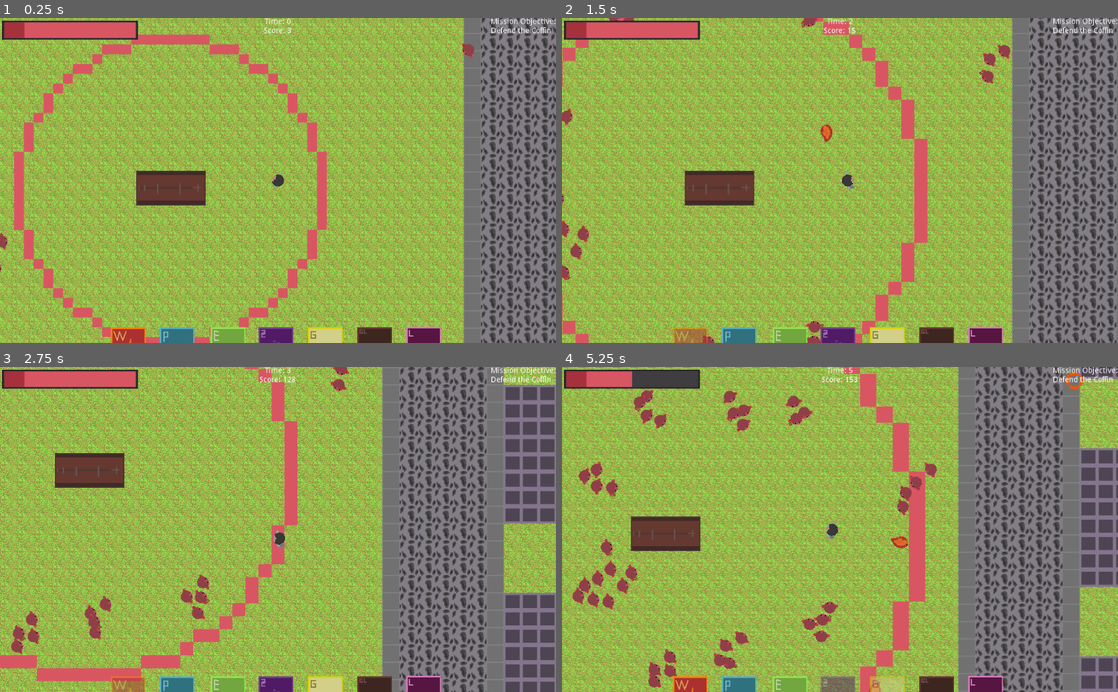
Above: before the commit, frames 1-4 (two rows, left to right).
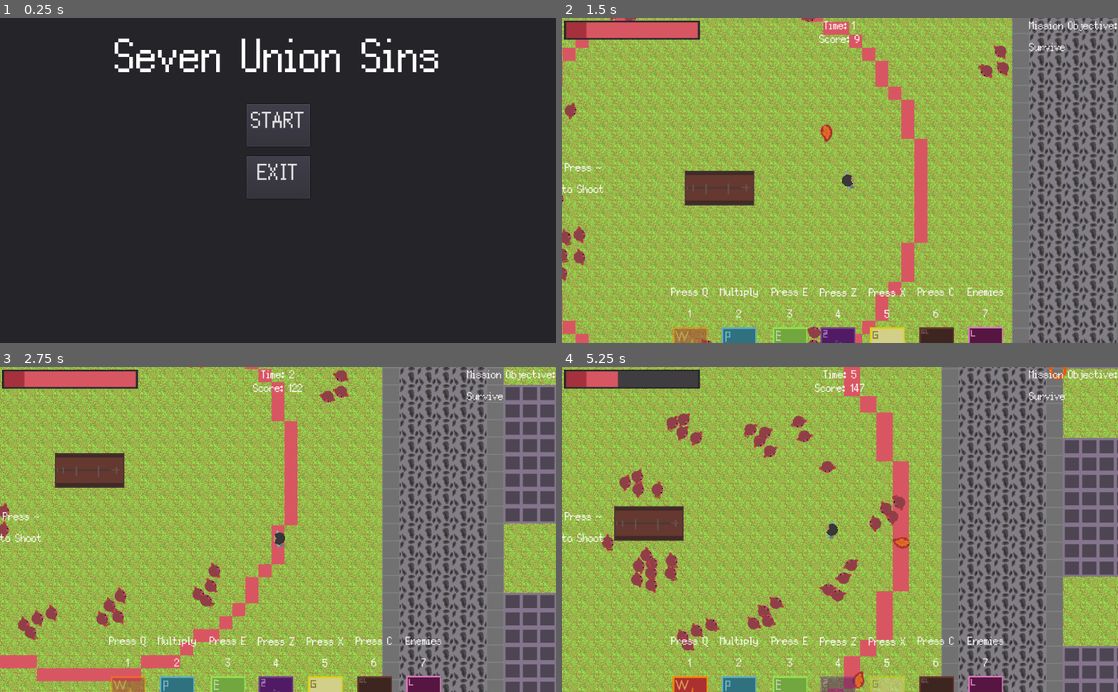
Above: after the commit, the same moments.

Repository: RanaIsHere/seven-union-sins
Game: Godot game, scene res://GUI/MainMenu.tscn
Two runs of this game, one before a commit and one after it. Both use one fixed random seed, a clock stepped at 60 frames per second and the inputs below. Before the commit the project starts from res://Scenes/World.tscn. Sound files missing from this copy of the repository are replaced by a short silence.
Inputs (mouse positions are in pixels of both pictures, inside the frame that each line leads up to):
- Up to frame 1 (0.25 s): no input
- Up to frame 2 (1.5 s): click (840, 125) at 0.5 s, where only the run after the commit has a clickable "START"; tap Q (wrath) at 1.25 s; move the mouse to (962, 164) at 1.27 s; hold Right (right) from 1.28 s (still down); tap 1 (one) at 1.35 s
- Up to frame 3 (2.75 s): tap Q (wrath) at 1.55, 2, 2.1 s; move the mouse to (166, 545) at 2.02 s; release Right (right) at 2.03 s; hold Down (down) from 2.03 s (still down); tap ` (shoot, bound only after the commit) at 2.3 s
- Up to frame 4 (5.25 s): tap Q (wrath) at 2.75, 3.5, 3.8, 4.25, 5 s; move the mouse to (895, 458) at 2.77 s; release Down (down) at 2.78 s; hold Right (right) 2.78-3.53 s; tap ` (shoot, bound only after the commit) at 2.85, 4.55 s; tap 1 (one) at 3.05 s; move the mouse to (812, 594) at 3.52 s; hold Up (up) 3.53-4.28 s; tap E (envy) at 3.6 s; move the mouse to (1006, 578) at 4.27 s; hold Left (left) from 4.28 s (still down); tap 5 (five) at 4.35 s; move the mouse to (673, 480) at 5.02 s; tap 4 (four) at 5.1 s

The runs differ from the first frame. In frame 1, 99% of the frame differs, in the area x 0-100%, y 0-100%; in frame 2, 2.3%; in frame 3, 3.1%; in frame 4, 61%.

Commit message:
0.1.0 - Commit - Last Day
It's an unpolished mess, some are polished, but largely, it's just a complete mess that is barely viable for a game >.>

Diff:
--- a/GUI/HealthBar/PlayerBar.gd
+++ b/GUI/HealthBar/PlayerBar.gd
@@ -9,14 +9,17 @@
 
 func _process(delta):
 	$HealthBar.value = value
-	time += delta
-	Globals.score += round(10) * delta
-	$Time.text = "Time: " + String(round(time))
-	$Score.text = "Score: " + String(round(Globals.score))
+	if get_tree().paused == false:
+		time += delta
+		Globals.score += round(10) * delta
+		$Time.text = "Time: " + String(round(time))
+		$Score.text = "Score: " + String(round(Globals.score))
+		$DeathMenu/AudioStreamPlayer2D.playing = false
 
 	if Globals.death == true:
 		$DeathMenu.visible = true
-
+		if $DeathMenu/AudioStreamPlayer2D.playing == false:
+			$DeathMenu/AudioStreamPlayer2D.play()
 
 func _on_retry_pressed():
 	Globals.death = false
--- a/GUI/HealthBar/PlayerBar.tscn
+++ b/GUI/HealthBar/PlayerBar.tscn
@@ -1,8 +1,52 @@
-[gd_scene load_steps=4 format=2]
+[gd_scene load_steps=17 format=2]
 
 [ext_resource path="res://GUI/HealthBar/Health.png" type="Texture" id=1]
 [ext_resource path="res://GUI/HealthBar/Bar.png" type="Texture" id=2]
 [ext_resource path="res://GUI/HealthBar/PlayerBar.gd" type="Script" id=3]
+[ext_resource path="res://Audio/Death Is Just Another Path.wav" type="AudioStream" id=4]
+
+[sub_resource type="DynamicFontData" id=1]
+font_path = "res://GUI/Silver.ttf"
+
+[sub_resource type="DynamicFont" id=2]
+size = 32
+font_data = SubResource( 1 )
+
+[sub_resource type="DynamicFontData" id=3]
+font_path = "res://GUI/Silver.ttf"
+
+[sub_resource type="DynamicFont" id=4]
+size = 32
+font_data = SubResource( 3 )
+
+[sub_resource type="DynamicFontData" id=5]
+font_path = "res://GUI/Silver.ttf"
+
+[sub_resource type="DynamicFont" id=6]
+size = 32
+font_data = SubResource( 5 )
+
+[sub_resource type="DynamicFontData" id=7]
+font_path = "res://GUI/Silver.ttf"
+
+[sub_resource type="DynamicFont" id=8]
+size = 64
+outline_color = Color( 1, 0.00392157, 0.00392157, 1 )
+font_data = SubResource( 7 )
+
+[sub_resource type="DynamicFontData" id=9]
+font_path = "res://GUI/Silver.ttf"
+
+[sub_resource type="DynamicFont" id=10]
+size = 32
+font_data = SubResource( 9 )
+
+[sub_resource type="DynamicFontData" id=11]
+font_path = "res://GUI/Silver.ttf"
+
+[sub_resource type="DynamicFont" id=12]
+size = 32
+font_data = SubResource( 11 )
 
 [node name="PlayerBar" type="Control"]
 pause_mode = 2
@@ -30,20 +74,23 @@
 [node name="Mission" type="Label" parent="."]
 anchor_left = 1.0
 anchor_right = 1.0
-margin_left = -120.0
-margin_bottom = 31.0
+margin_left = -164.0
+margin_bottom = 77.0
+custom_fonts/font = SubResource( 2 )
 text = "Mission Objective:
-Defend the Coffin"
+Survive"
 __meta__ = {
 "_edit_use_anchors_": false
 }
 
 [node name="Time" type="Label" parent="."]
+pause_mode = 1
 anchor_left = 0.5
 anchor_right = 0.5
 margin_left = -60.0
 margin_right = 60.0
-margin_bottom = 14.0
+margin_bottom = 37.0
+custom_fonts/font = SubResource( 4 )
 text = "Time: 0"
 align = 1
 __meta__ = {
@@ -51,13 +98,14 @@
 }
 
 [node name="Score" type="Label" parent="."]
-pause_mode = 2
+pause_mode = 1
 anchor_left = 0.5
 anchor_right = 0.5
 margin_left = -60.0
-margin_top = 17.2435
+margin_top = 25.1007
 margin_right = 60.0
-margin_bottom = 31.2435
+margin_bottom = 62.1007
+custom_fonts/font = SubResource( 6 )
 text = "Score: 0"
 align = 1
 __meta__ = {
@@ -82,21 +130,27 @@
 anchor_top = 0.5
 anchor_right = 0.5
 anchor_bottom = 0.5
-margin_left = -34.0
-margin_top = -7.0
-margin_right = 34.0
-margin_bottom = 7.0
+margin_left = -83.5
+margin_top = -36.3337
+margin_right = 83.5
+margin_bottom = 35.6663
+custom_fonts/font = SubResource( 8 )
+custom_colors/font_color = Color( 1, 0.0823529, 0.0823529, 1 )
 text = "YOU DIED!"
+__meta__ = {
+"_edit_use_anchors_": false
+}
 
 [node name="retry" type="Button" parent="DeathMenu"]
 anchor_left = 0.5
 anchor_top = 0.5
 anchor_right = 0.5
 anchor_bottom = 0.5
-margin_left = -24.5
-margin_top = 19.4314
-margin_right = 24.5
-margin_bottom = 39.4314
+margin_left = -32.3245
+margin_top = 19.0
+margin_right = 29.6755
+margin_bottom = 62.0
+custom_fonts/font = SubResource( 10 )
 text = "RETRY"
 
 [node name="exit" type="Button" parent="DeathMenu"]
@@ -104,11 +158,18 @@
 anchor_top = 0.5
 anchor_right = 0.5
 anchor_bottom = 0.5
-margin_left = -24.5
-margin_top = 51.5038
-margin_right = 24.5
-margin_bottom = 71.5038
+margin_left = -25.5
+margin_top = 76.6392
+margin_right = 25.5
+margin_bottom = 119.639
+custom_fonts/font = SubResource( 12 )
 text = "EXIT"
+__meta__ = {
+"_edit_use_anchors_": false
+}
+
+[node name="AudioStreamPlayer2D" type="AudioStreamPlayer2D" parent="DeathMenu"]
+stream = ExtResource( 4 )
 
 [connection signal="pressed" from="DeathMenu/retry" to="." method="_on_retry_pressed"]
 [connection signal="pressed" from="DeathMenu/exit" to="." method="_on_exit_pressed"]
--- /dev/null
+++ b/GUI/MainMenu.gd
@@ -0,0 +1,12 @@
+extends Control
+
+func _ready():
+	pass
+
+
+func _on_start_pressed():
+	get_tree().change_scene("res://Scenes/World.tscn")
+
+
+func _on_exit_pressed():
+	get_tree().quit()
--- /dev/null
+++ b/GUI/MainMenu.tscn
@@ -0,0 +1,68 @@
+[gd_scene load_steps=6 format=2]
+
+[ext_resource path="res://GUI/MainMenu.gd" type="Script" id=1]
+
+[sub_resource type="DynamicFontData" id=1]
+font_path = "res://GUI/Silver.ttf"
+
+[sub_resource type="DynamicFont" id=2]
+size = 128
+font_data = SubResource( 1 )
+
+[sub_resource type="DynamicFontData" id=3]
+font_path = "res://GUI/Silver.ttf"
+
+[sub_resource type="DynamicFont" id=4]
+size = 64
+font_data = SubResource( 3 )
+
+[node name="MainMenu" type="Control"]
+anchor_right = 1.0
+anchor_bottom = 1.0
+script = ExtResource( 1 )
+__meta__ = {
+"_edit_use_anchors_": false
+}
+
+[node name="Panel" type="Panel" parent="."]
+anchor_right = 1.0
+anchor_bottom = 1.0
+__meta__ = {
+"_edit_use_anchors_": false
+}
+
+[node name="Title" type="Label" parent="."]
+anchor_left = 0.5
+anchor_right = 0.5
+margin_left = -301.0
+margin_top = 19.0488
+margin_right = 301.0
+margin_bottom = 161.049
+custom_fonts/font = SubResource( 2 )
+text = "Seven Union Sins"
+__meta__ = {
+"_edit_use_anchors_": false
+}
+
+[node name="start" type="Button" parent="."]
+anchor_left = 0.5
+anchor_right = 0.5
+margin_left = -58.0
+margin_top = 158.919
+margin_right = 59.0
+margin_bottom = 236.919
+custom_fonts/font = SubResource( 4 )
+text = "START"
+
+[node name="exit" type="Button" parent="."]
+anchor_left = 0.5
+anchor_right = 0.5
+margin_left = -58.0
+margin_top = 255.244
+margin_right = 59.0
+margin_bottom = 333.244
+custom_fonts/font = SubResource( 4 )
+text = "EXIT"
+
+[connection signal="pressed" from="start" to="." method="_on_start_pressed"]
+[connection signal="pressed" from="exit" to="." method="_on_exit_pressed"]
--- a/GUI/SinsUI.tscn
+++ b/GUI/SinsUI.tscn
@@ -8,6 +8,13 @@
 [ext_resource path="res://Sprites/Cards/Card_Lust.png" type="Texture" id=6]
 [ext_resource path="res://Sprites/Cards/Card_Pride.png" type="Texture" id=7]
 [ext_resource path="res://GUI/SinsUI.gd" type="Script" id=8]
+
+[sub_resource type="DynamicFontData" id=2]
+font_path = "res://GUI/Silver.ttf"
+
+[sub_resource type="DynamicFont" id=3]
+size = 32
+font_data = SubResource( 2 )
 
 [sub_resource type="Animation" id=1]
 resource_name = "ShowCards"
@@ -38,6 +45,20 @@
 "_edit_use_anchors_": false
 }
 
+[node name="Shoot" type="Label" parent="."]
+anchor_top = 0.5
+anchor_bottom = 0.5
+margin_top = -38.5
+margin_right = 78.0
+margin_bottom = 38.5
+custom_fonts/font = SubResource( 3 )
+text = "Press ~
+to Shoot"
+align = 1
+__meta__ = {
+"_edit_use_anchors_": false
+}
+
 [node name="Cards" type="Control" parent="."]
 margin_right = 40.0
 margin_bottom = 40.0
@@ -58,6 +79,22 @@
 "_edit_use_anchors_": false
 }
 
+[node name="Label" type="Label" parent="Cards/Wrath"]
+anchor_left = 0.5
+anchor_right = 0.5
+margin_left = -34.5946
+margin_top = -79.1622
+margin_right = 35.4054
+margin_bottom = -2.16223
+custom_fonts/font = SubResource( 3 )
+text = "Press Q
+1"
+align = 1
+valign = 1
+__meta__ = {
+"_edit_use_anchors_": false
+}
+
 [node name="Pride" type="TextureRect" parent="Cards"]
 anchor_top = 1.0
 anchor_right = 1.0
@@ -71,6 +108,22 @@
 "_edit_use_anchors_": false
 }
 
+[node name="Label2" type="Label" parent="Cards/Pride"]
+anchor_left = 0.5
+anchor_right = 0.5
+margin_left = -34.9839
+margin_top = -79.1622
+margin_right = 36.0161
+margin_bottom = -2.16223
+custom_fonts/font = SubResource( 3 )
+text = "Multiply
+2"
+align = 1
+valign = 1
+__meta__ = {
+"_edit_use_anchors_": false
+}
+
 [node name="Envy" type="TextureRect" parent="Cards"]
 anchor_top = 1.0
 anchor_right = 1.0
@@ -84,6 +137,21 @@
 "_edit_use_anchors_": false
 }
 
+[node name="Label2" type="Label" parent="Cards/Envy"]
+anchor_left = 0.5
+anchor_right = 0.5
+margin_left = -34.0046
+margin_top = -78.9254
+margin_right = 33.9954
+margin_bottom = -1.92542
+custom_fonts/font = SubResource( 3 )
+text = "Press E
+3"
+align = 1
+__meta__ = {
+"_edit_use_anchors_": false
+}
+
 [node name="Sloth" type="TextureRect" parent="Cards"]
 anchor_top = 1.0
 anchor_right = 1.0
@@ -97,6 +165,21 @@
 "_edit_use_anchors_": false
 }
 
+[node name="Label3" type="Label" parent="Cards/Sloth"]
+anchor_left = 0.5
+anchor_right = 0.5
+margin_left = -33.3368
+margin_top = -77.7361
+margin_right = 34.6632
+margin_bottom = -0.736145
+custom_fonts/font = SubResource( 3 )
+text = "Press Z
+4"
+align = 1
+__meta__ = {
+"_edit_use_anchors_": false
+}
+
 [node name="Greed" type="TextureRect" parent="Cards"]
 anchor_top = 1.0
 anchor_right = 1.0
@@ -110,6 +193,22 @@
 "_edit_use_anchors_": false
 }
 
+[node name="Label4" type="Label" parent="Cards/Greed"]
+anchor_left = 0.5
+anchor_right = 0.5
+margin_left = -33.7806
+margin_top = -77.7361
+margin_right = 34.2194
+margin_bottom = -0.736145
+custom_fonts/font = SubResource( 3 )
+text = "Press X
+5"
+align = 1
+valign = 1
+__meta__ = {
+"_edit_use_anchors_": false
+}
+
 [node name="Gluttony" type="TextureRect" parent="Cards"]
 anchor_top = 1.0
 anchor_right = 1.0
@@ -119,6 +218,21 @@
 margin_right = 682.294
 margin_bottom = 659.156
 texture = ExtResource( 4 )
+__meta__ = {
+"_edit_use_anchors_": false
+}
+
+[node name="Label5" type="Label" parent="Cards/Gluttony"]
+anchor_left = 0.5
+anchor_right = 0.5
+margin_left = -34.89
+margin_top = -78.9254
+margin_right = 33.11
+margin_bottom = -1.92535
+custom_fonts/font = SubResource( 3 )
+text = "Press C
+6"
+align = 1
 __meta__ = {
 "_edit_use_anchors_": false
 }
@@ -136,5 +250,20 @@
 "_edit_use_anchors_": false
 }
 
+[node name="Label6" type="Label" parent="Cards/Lust"]
+anchor_left = 0.5
+anchor_right = 0.5
+margin_left = -33.0
+margin_top = -78.0
+margin_right = 34.0
+margin_bottom = -1.0
+custom_fonts/font = SubResource( 3 )
+text = "Enemies
+7"
+align = 1
+__meta__ = {
+"_edit_use_anchors_": false
+}
+
 [node name="AnimationPlayer" type="AnimationPlayer" parent="."]
 anims/ShowCards = SubResource( 1 )
--- /dev/null
+++ b/Sprites/Bullet/normalBullet.gd
@@ -0,0 +1,41 @@
+extends KinematicBody2D
+
+var projectileSpeed = 300
+
+func _ready():
+	pass
+
+func _physics_process(delta):
+	position += transform.x * projectileSpeed * delta
+
+func _on_CollisionRange_body_entered(body):
+	if body.is_in_group("invincible"):
+		if $explosion.emitting == false:
+			$explosion.emitting = true
+			projectileSpeed = 0
+	if body.is_in_group("damageable"):
+		if $explosion.emitting == false:
+			$explosion.emitting = true
+			projectileSpeed = 0
+			body.health -= 10
+	if body.is_in_group("enemy"):
+		if $explosion.emitting == false:
+			$explosion.emitting = true
+			projectileSpeed = 0
+			visible = false
+			if !Globals.playerUnion.has("Pride"):
+				body.health -= 40
+			else:
+				body.health -= 40 * Globals.prideDamage
+			$CollisionRange/rangeShape.queue_free()
+			$ExplosionTimer.start()
+			print(body.health)
+
+
+
+func _on_ExplosionTimer_timeout():
+	queue_free()
+
+
+func _on_TimerRunout_timeout():
+	queue_free()
--- /dev/null
+++ b/Sprites/Bullet/normalBullet.tscn
@@ -0,0 +1,55 @@
+[gd_scene load_steps=6 format=2]
+
+[ext_resource path="res://Sprites/Bullet/Normal_Bullet.png" type="Texture" id=1]
+[ext_resource path="res://Sprites/Bullet/normalBullet.gd" type="Script" id=2]
+
+[sub_resource type="CircleShape2D" id=1]
+radius = 10.1851
+
+[sub_resource type="RectangleShape2D" id=3]
+extents = Vector2( 8.49364, 8.32739 )
+
+[sub_resource type="ParticlesMaterial" id=2]
+flag_disable_z = true
+spread = 180.0
+gravity = Vector3( 0, 0, 0 )
+initial_velocity = 93.02
+orbit_velocity = 0.0
+orbit_velocity_random = 0.0
+color = Color( 0.960784, 1, 0, 1 )
+
+[node name="normalBullet" type="KinematicBody2D"]
+script = ExtResource( 2 )
+
+[node name="Sprite" type="Sprite" parent="."]
+texture = ExtResource( 1 )
+
+[node name="CollisionShape2D" type="CollisionShape2D" parent="."]
+position = Vector2( -0.0202174, 0 )
+shape = SubResource( 1 )
+disabled = true
+
+[node name="CollisionRange" type="Area2D" parent="."]
+
+[node name="rangeShape" type="CollisionShape2D" parent="CollisionRange"]
+position = Vector2( -0.020225, 0 )
+shape = SubResource( 3 )
+
+[node name="explosion" type="Particles2D" parent="."]
+modulate = Color( 0.823529, 0.243137, 0.243137, 1 )
+emitting = false
+amount = 16
+one_shot = true
+explosiveness = 1.0
+process_material = SubResource( 2 )
+
+[node name="ExplosionTimer" type="Timer" parent="."]
+wait_time = 1.2
+
+[node name="TimerRunout" type="Timer" parent="."]
+wait_time = 5.0
+autostart = true
+
+[connection signal="body_entered" from="CollisionRange" to="." method="_on_CollisionRange_body_entered"]
+[connection signal="timeout" from="ExplosionTimer" to="." method="_on_ExplosionTimer_timeout"]
+[connection signal="timeout" from="TimerRunout" to="." method="_on_TimerRunout_timeout"]
--- a/Sprites/Enemy/Enemy.gd
+++ b/Sprites/Enemy/Enemy.gd
@@ -1,7 +1,7 @@
 extends KinematicBody2D
 
 var health = 200
-var enemySpeed = 50
+var enemySpeed = 80
 var enemyDamage = 10
 var player = null
 var isChained = false
@@ -10,7 +10,7 @@
 
 func _ready():
 	health = 200
-	enemySpeed = 50
+	enemySpeed = 80
 	enemyDamage = 10
 	player = null
 	isChained = false
@@ -26,6 +26,10 @@
 	if Globals.enemyUnion.has(self):
 		isChained = true
 
+	if !Globals.playerUnion.has("Lust"):
+		enemySpeed = 100
+	else:
+		enemySpeed = 80
 
 	if isChained:
 		$Particles2D.emitting = true
--- a/Sprites/Enemy/Enemy.tscn
+++ b/Sprites/Enemy/Enemy.tscn
@@ -9,6 +9,7 @@
 [ext_resource path="res://Sprites/Enemy/walk/Enemy-walk3.png" type="Texture" id=7]
 [ext_resource path="res://Sprites/Enemy/walk/Enemy-walk1.png" type="Texture" id=8]
 [ext_resource path="res://Sprites/Enemy/Enemy.gd" type="Script" id=9]
+[ext_resource path="res://Audio/Goblin Death.wav" type="AudioStream" id=10]
 
 [sub_resource type="SpriteFrames" id=1]
 animations = [ {
@@ -58,7 +59,7 @@
 rotation = -1.5708
 frames = SubResource( 1 )
 animation = "idle"
-frame = 3
+frame = 2
 playing = true
 
 [node name="CollisionShape2D" type="CollisionShape2D" parent="."]
@@ -73,12 +74,19 @@
 [node name="Collider" type="Area2D" parent="."]
 
 [node name="ColliderShape" type="CollisionShape2D" parent="Collider"]
-shape = SubResource( 7 )
+shape = SubResource( 4 )
 
 [node name="Particles2D" type="Particles2D" parent="."]
 emitting = false
 amount = 32
-process_material = SubResource( 4 )
+process_material = SubResource( 7 )
+
+[node name="AudioStreamPlayer2D" type="AudioStreamPlayer2D" parent="."]
+stream = ExtResource( 10 )
+volume_db = -27.262
+pitch_scale = 0.81
+autoplay = true
+max_distance = 400.0
 
 [connection signal="body_entered" from="Range" to="." method="_on_Range_body_entered"]
 [connection signal="body_exited" from="Range" to="." method="_on_Range_body_exited"]
--- a/Sprites/Player/Player.gd
+++ b/Sprites/Player/Player.gd
@@ -2,11 +2,12 @@
 
 var playerHealth = 200
 var playerUnion = ["Wrath", "Pride", "Envy", "Sloth", "Greed", "Gluttony", "Lust"]
-var baseDamage = 10
+var baseDamage = 40
 var gold = 1000
 
 var abletoFire = true
 var slothBomb = 3
+var abletoWrath = true
 
 var wrathDamage = 100
 var prideDamage = 2
@@ -20,11 +21,14 @@
 
 var playerSpeed = 200
 var velocity = Vector2.ZERO
+var unionCount = Globals.playerUnion.size()
 
 export (PackedScene) var wrathBullet = preload("res://Sprites/Bullet/wrathBullet.tscn")
 export (PackedScene) var envyBullet = preload("res://Sprites/Bullet/envyBullet.tscn")
 export (PackedScene) var slothBullet = preload("res://Sprites/Player/playerExplosion.tscn")
 export (PackedScene) var greedBullet = preload("res://Sprites/Bullet/goldBullet.tscn")
+export (PackedScene) var normalBullet = preload("res://Sprites/Bullet/normalBullet.tscn")
+
 
 func _ready():
 	gold = 1000
@@ -35,11 +39,16 @@
 	slothBomb = 3
 
 func shoot(delta):
+	print(abletoWrath)
 	if Input.is_action_just_pressed("wrath"):
 		if Globals.playerUnion.has("Wrath"):
-			var wrathBt = wrathBullet.instance()
-			owner.add_child(wrathBt)
-			wrathBt.transform = $shootPos.global_transform
+			if abletoWrath != false:
+				var wrathBt = wrathBullet.instance()
+				owner.add_child(wrathBt)
+				wrathBt.transform = $shootPos.global_transform
+				$AudioStreamPlayer2D.playing = true
+				abletoWrath = false
+
 
 	if Input.is_action_just_pressed("envy"):
 		if Globals.playerUnion.has("Envy"):
@@ -77,6 +86,17 @@
 				$gluttonyArea/gluttonyTimer.start()
 				print("EAT")
 
+	if Input.is_action_just_pressed("wrath"):
+		if Globals.playerUnion.has("Wrath"):
+			var wrathBt = wrathBullet.instance()
+			owner.add_child(wrathBt)
+			wrathBt.transform = $shootPos.global_transform
+
+	if Input.is_action_just_pressed("shoot"):
+		if !Globals.playerUnion.has("Pride"):
+			var normalBt = normalBullet.instance()
+			owner.add_child(normalBt)
+			normalBt.transform = $shootPos.global_transform
 
 func sinsControl(delta):
 	Globals.playerUnion = playerUnion
@@ -194,6 +214,7 @@
 			playerHealth = 50
 			isLust = -1
 
+	unionCount = Globals.playerUnion.size()
 	$GUI/PlayerBar.value = playerHealth
 	look_at(get_global_mouse_position())
 	$shootPos.look_at(get_global_mouse_position())
@@ -214,3 +235,8 @@
 		isGluttony = false
 		$gluttonyArea/CollisionShape2D.disabled = true
 		$gluttonyArea/Particles2D.emitting = false
+
+
+func _on_AudioStreamPlayer2D_finished():
+	abletoWrath = true
+	$AudioStreamPlayer2D.playing = false
--- a/Sprites/Player/Player.tscn
+++ b/Sprites/Player/Player.tscn
@@ -11,6 +11,8 @@
 [ext_resource path="res://Sprites/Player/Player.gd" type="Script" id=9]
 [ext_resource path="res://GUI/SinsUI.tscn" type="PackedScene" id=10]
 [ext_resource path="res://GUI/HealthBar/PlayerBar.tscn" type="PackedScene" id=11]
+[ext_resource path="res://Audio/105016__julien-matthey__jm-fx-fireball-01.wav" type="AudioStream" id=12]
+[ext_resource path="res://Audio/TheLoomingBattle_0.wav" type="AudioStream" id=13]
 
 [sub_resource type="SpriteFrames" id=1]
 animations = [ {
@@ -60,6 +62,7 @@
 rotation = -1.5708
 frames = SubResource( 1 )
 animation = "idle"
+frame = 1
 playing = true
 
 [node name="CollisionShape2D" type="CollisionShape2D" parent="."]
@@ -93,6 +96,14 @@
 [node name="fireRate" type="Timer" parent="."]
 wait_time = 0.1
 
+[node name="AudioStreamPlayer2D" type="AudioStreamPlayer2D" parent="."]
+stream = ExtResource( 12 )
+
+[node name="Music" type="AudioStreamPlayer2D" parent="."]
+stream = ExtResource( 13 )
+autoplay = true
+
 [connection signal="body_entered" from="gluttonyArea" to="." method="_on_gluttonyArea_body_entered"]
 [connection signal="timeout" from="gluttonyArea/gluttonyTimer" to="." method="_on_gluttonyTimer_timeout"]
 [connection signal="timeout" from="fireRate" to="." method="_on_fireRate_timeout"]
+[connection signal="finished" from="AudioStreamPlayer2D" to="." method="_on_AudioStreamPlayer2D_finished"]
--- a/project.godot
+++ b/project.godot
@@ -11,7 +11,7 @@
 [application]
 
 config/name="Seven Union Sins"
-run/main_scene="res://Scenes/World.tscn"
+run/main_scene="res://GUI/MainMenu.tscn"
 config/icon="res://icon.png"
 
 [autoload]
@@ -109,6 +109,11 @@
 "events": [ Object(InputEventKey,"resource_local_to_scene":false,"resource_name":"","device":0,"alt":false,"shift":false,"control":false,"meta":false,"command":false,"pressed":false,"scancode":67,"unicode":0,"echo":false,"script":null)
  ]
 }
+shoot={
+"deadzone": 0.5,
+"events": [ Object(InputEventKey,"resource_local_to_scene":false,"resource_name":"","device":0,"alt":false,"shift":false,"control":false,"meta":false,"command":false,"pressed":false,"scancode":96,"unicode":0,"echo":false,"script":null)
+ ]
+}
 
 [physics]
 
Not shown, added: Audio/105016__julien-matthey__jm-fx-fireball-01.wav.import
Not shown, added: Audio/Death Is Just Another Path.wav.import
Not shown, added: Audio/Goblin Death.wav.import
Not shown, added: Audio/TheLoomingBattle_0.wav.import
Binary file added: GUI/Silver.ttf
Not shown: 1 places in GUI/SinsUI.tscn that only renumber resources
Binary file added: Sprites/Bullet/Normal_Bullet.aseprite
Binary file added: Sprites/Bullet/Normal_Bullet.png
Not shown, added: Sprites/Bullet/Normal_Bullet.png.import
Not shown: 3 places in Sprites/Enemy/Enemy.tscn that only renumber resources
Not shown: 4 places in Sprites/Player/Player.tscn that only renumber resources
Not shown, added: export_presets.cfg
(and 4 more such lines)
